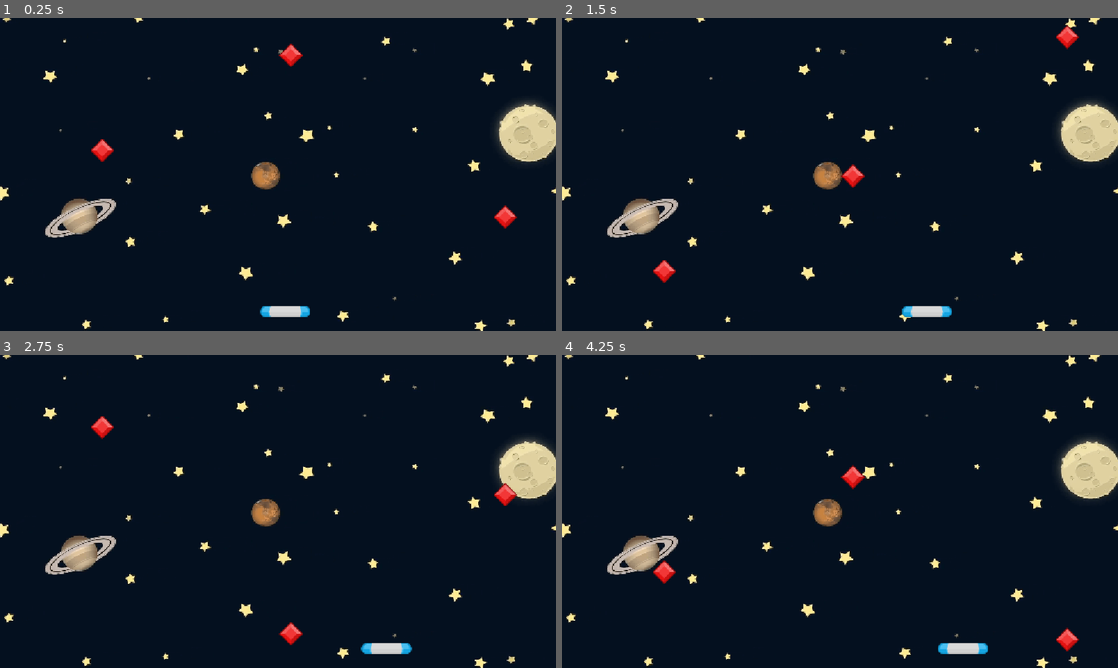
Above: before the commit, frames 1-4 (two rows, left to right).
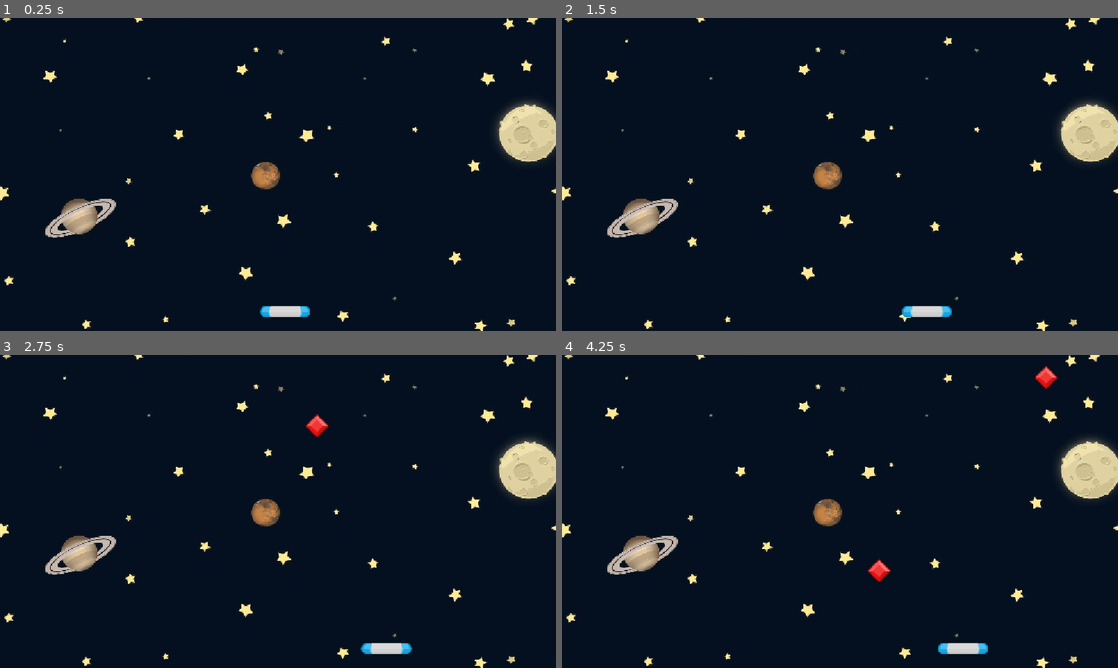
Above: after the commit, the same moments.

Repository: farzah14/gem_catcher
Game: Godot game, scene res://scenes/ui/UI.tscn
The game is run twice, just before and just after one commit, with the same random seed, the same clock (stepped at 60 frames per second) and the same inputs.
Inputs:
- Up to frame 1 (0.25 s): no input
- Up to frame 2 (1.5 s): hold Right (move_right) 0.53-1.28 s; hold Left (move_left) from 1.28 s (still down)
- Up to frame 3 (2.75 s): release Left (move_left) at 2.03 s; hold Right (move_right) from 2.03 s (still down)
- Up to frame 4 (4.25 s): release Right (move_right) at 3.53 s; hold Left (move_left) from 3.53 s (still down)

The runs differ from the first frame. In frame 1, 0.5% of the frame differs, in the area x 16-93%, y 8-68%; in frame 2, 0.5%; in frame 3, 0.7%; in frame 4, 0.9%, in the area x 16-93%, y 3-95%.

Commit message:
Add Features Finish Game

Diff:
--- a/scenes/learning/learning.tscn
+++ b/learning/learning.tscn
@@ -1,6 +1,6 @@
 [gd_scene load_steps=3 format=3 uid="uid://bh3ynes1wn6kc"]
 
-[ext_resource type="Script" uid="uid://d020la1dki61l" path="res://scenes/learning/learning.gd" id="1_hwvpi"]
+[ext_resource type="Script" uid="uid://d020la1dki61l" path="res://learning/learning.gd" id="1_hwvpi"]
 [ext_resource type="Texture2D" uid="uid://42yi3ouu2j0y" path="res://icon.svg" id="1_ptm2e"]
 
 [node name="Learning" type="Node2D"]
--- a/project.godot
+++ b/project.godot
@@ -51,3 +51,4 @@
 
 renderer/rendering_method="gl_compatibility"
 renderer/rendering_method.mobile="gl_compatibility"
+textures/vram_compression/import_etc2_astc=true
--- a/scenes/Paddle/paddle.gd
+++ b/scenes/Paddle/paddle.gd
@@ -18,6 +18,6 @@
 	)
 
 #Function send signal to gem.gd
-func _on_area_entered(area: Area2D) -> void:
-	scored.emit(area)
-	ScoreManagers.total_point(1)
+func _on_area_entered(area) -> void:
+	if area.is_in_group("gems"):
+		scored.emit(area)
--- a/scenes/gem/gem.gd
+++ b/scenes/gem/gem.gd
@@ -1,32 +1,43 @@
 extends Area2D
-@onready var paddle: Area2D = $"../Paddle"
 
 #First speed used by gem
-var BASE_SPEED: float = 200.0
+@export var BASE_SPEED: float = 200.0
 
 #Speed will increase with certain conditions
-var speed:float = 0.0
+@export var speed:float = 0.0
 
-#First position of Gem
+signal finish_game
+
+#First position y of Gem
 var first_position: float = 26.0
 
 # Called when the node enters the scene tree for the first time.
 func _ready() -> void:
+	var paddle:= $"../Paddle"
 	#connected between sender(paddle) and function receiver(gem)
 	paddle.scored.connect(_on_paddle)
+
+	#Settings speed to first speed when first time playing
 	speed = BASE_SPEED
+	add_to_group("gems")
 
 # Called every frame. 'delta' is the elapsed time since the previous frame.
 func _process(delta: float) -> void:
-	#Movement paddle y(top to bottom) axis
+	#Movement gem y(top to bottom) axis
 	position.y += speed * delta
 
 #	#Condition if gem touches the bottom of the 2d canvas
 	if position.y > get_viewport_rect().end.y:
 		position.y = first_position
-		ScoreManagers.total_point(-1)
+		ScoreManagers.increase_point(-1)
 
-#Function for back to first position when gem hit paddle.
+	#Do finish game will score equal 10
+	if ScoreManagers.score == 10:
+		finish_game.emit()
+		set_process(false)
+
+#Function for back to first position y	 when gem hit paddle.
 func _on_paddle(gem_hit:Area2D) -> void:
 	if gem_hit == self:
 		position.y = first_position
+		ScoreManagers.increase_point(1)
--- a/scenes/ui/UI.tscn
+++ b/scenes/ui/UI.tscn
@@ -1,9 +1,8 @@
-[gd_scene load_steps=5 format=3 uid="uid://cmjdb16s7gx0a"]
+[gd_scene load_steps=4 format=3 uid="uid://cmjdb16s7gx0a"]
 
 [ext_resource type="Texture2D" uid="uid://dobl4xku0votn" path="res://assets/GameBg.png" id="1_u70sc"]
 [ext_resource type="Script" uid="uid://cato6k8iqwy3l" path="res://scenes/ui/ui.gd" id="1_vmyls"]
 [ext_resource type="PackedScene" uid="uid://8wju6t42ld6x" path="res://scenes/Paddle/paddle.tscn" id="2_lynu0"]
-[ext_resource type="PackedScene" uid="uid://b1l4wv21xm2gg" path="res://scenes/gem/gem.tscn" id="3_ljcop"]
 
 [node name="Ui" type="Node2D"]
 script = ExtResource("1_vmyls")
@@ -16,14 +15,10 @@
 [node name="Paddle" parent="." instance=ExtResource("2_lynu0")]
 position = Vector2(591, 608)
 
-[node name="gem" parent="." instance=ExtResource("3_ljcop")]
-position = Vector2(1047, 362)
+[node name="Timer" type="Timer" parent="."]
+wait_time = 2.0
+autostart = true
 
-[node name="gem2" parent="." instance=ExtResource("3_ljcop")]
-position = Vector2(212, 224)
-
-[node name="gem3" parent="." instance=ExtResource("3_ljcop")]
-position = Vector2(603, 27)
-
+[connection signal="child_exiting_tree" from="." to="." method="_on_child_exiting_tree"]
 [connection signal="area_entered" from="Paddle" to="." method="_on_paddle_area_entered"]
-[connection signal="area_entered" from="gem3" to="." method="_on_gem_3_area_entered"]
+[connection signal="timeout" from="Timer" to="." method="_on_timer_timeout"]
--- a/scenes/ui/ui.gd
+++ b/scenes/ui/ui.gd
@@ -1,13 +1,40 @@
 extends Node2D
 
-@onready var gem: Area2D = $"./gem"
+var gem_scene = preload("res://scenes/gem/gem.tscn")
+var game_is_paused:bool = false
 
-# Called when the node enters the scene tree for the first time.
-func _ready() -> void:
-	pass
+@onready var paddle: Area2D = $"./Paddle"
+@onready var timer: Timer = $Timer
+
+#function for spawn gem
+func spawn_gem():
+	var new_gem = gem_scene.instantiate()
+	new_gem.position.x = randi() % 1000 + 50
+	add_child(new_gem)
+
+	if new_gem.has_signal("finish_game"):
+		new_gem.finish_game.connect(_on_finish_game)
 
 func _process(delta: float) -> void:
-	if ScoreManagers.score >= 5:
-		gem.speed = 400.0
-	else:
-		gem.speed = gem.BASE_SPEED
+	for gem in get_tree().get_nodes_in_group("gems"):
+		if ScoreManagers.score >= 5:
+			gem.speed = 300.0
+			paddle.SPEED = 400.0
+		else:
+			gem.speed = gem.BASE_SPEED
+
+#Duration of gem appearance and spawn
+func _on_timer_timeout() -> void:
+	spawn_gem()
+
+#Finish Game
+func _on_finish_game() -> void:
+	print("Game Finished")
+	game_is_paused = true
+
+	#Stop the timer to spawn
+	timer.stop()
+
+	#All gems will stop if the status is finished.
+	for gem in get_tree().get_nodes_in_group("gems"):
+		gem.set_process(false)
--- a/scripts/managers/score_managers.gd
+++ b/scripts/managers/score_managers.gd
@@ -1,7 +1,10 @@
 extends Node
 
 var score:int = 0
+var status_finish:bool = false
 
-func total_point(point:int)->void:
+func increase_point(point:int)->void:
 	score+=point
+	if score < 0:
+		score = 0
 	print(score)
Not shown, changed: export_presets.cfg
Renamed: scenes/learning/learning.gd -> learning/learning.gd
Renamed: scenes/learning/learning.gd.uid -> learning/learning.gd.uid
Not shown, added: Gem Catcher.apk.idsig
Not shown, added: Gem Catcher.pck
